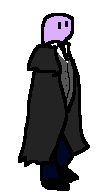
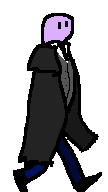
Comparing the layer stacks of the two w=108, h=192 images. Changes:
removed layer "line" over [left=27, top=95, right=76, bottom=167]
hid "Camada #5", moved it above "Camada colada #1", painted on it over [left=13, top=115, right=79, bottom=191]
added layer "Camada colada #1" above "Camada #1" over [left=27, top=125, right=67, bottom=167]
painted on "Camada #1" over [left=52, top=95, right=76, bottom=162]
added layer "Camada #10" above "Camada #7" over [left=13, top=133, right=102, bottom=192]
added layer "Camada colada #2" above "Camada #8" over [left=56, top=112, right=99, bottom=153]
painted on "Camada #2" over [left=55, top=78, right=90, bottom=156]
